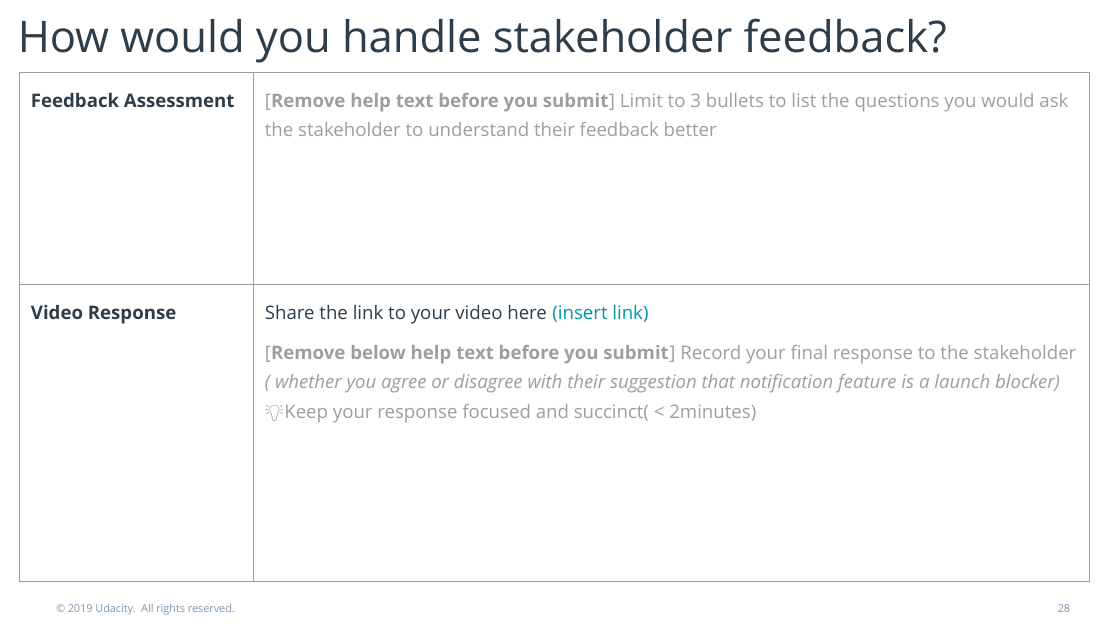
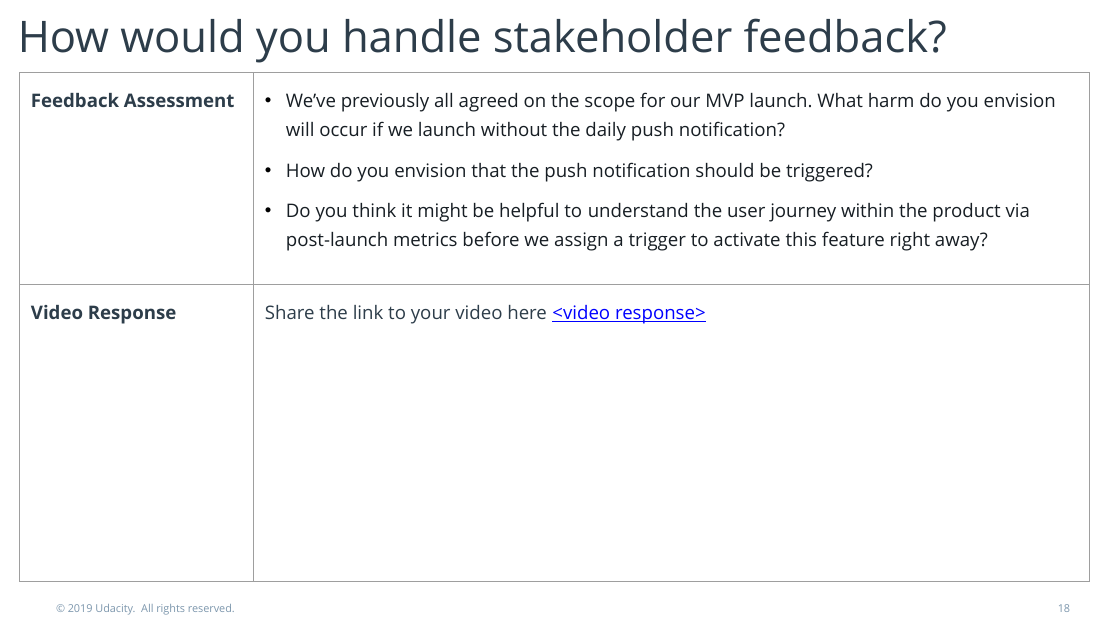
Before and after one commit to maleina/Health-App-Product-Management, a slide deck: slide 18 of 3 - Product Development/Project Presentation Course 3.pptx (slide 28 before the commit). Drawn at 1120x630 pixels with LibreOffice and Linux fonts; fonts in the diff are those of the drawing. Boxes give left, top, right and bottom in pixels: in the first picture for what was removed or moved away, otherwise in the second. Text is boxed around its words. In the diff, an @@ line names an element or a change of style, - is before the commit and + after.

Commit message:
docs: First draft of full product development deck

```diff
--- a/3 - Product Development/Project Presentation Course 3.pptx
+++ b/3 - Product Development/Project Presentation Course 3.pptx
@@ table at [20, 73, 1090, 581] @@
-row 1, column 2: [Remove help text before you submit] Limit to 3 bullets to list the questions you would ask the stakeholder to understand their feedback better
+row 1, column 2: We’ve previously all agreed on the scope for our MVP launch. What harm do you envision will occur if we launch without the daily push notification? / How do you envision that the push notification should be triggered? / Do you think it might be helpful to understand the user journey within the product via post-launch metrics before we assign a trigger to activate this feature right away?
-row 2, column 2: Share the link to your video here (insert link) / [Remove below help text before you submit] Record your final response to the stakeholder ( whether you agree or disagree with their suggestion that notification feature is a launch blocker) / 💡Keep your response focused and succinct( < 2minutes)
+row 2, column 2: Share the link to your video here <video response>
@@ page number at [1058, 604, 1070, 612]: text changed @@
-28
+18
```
Also in this commit, not shown: 10 other slides changed, 10 slides removed, 2 other files.
